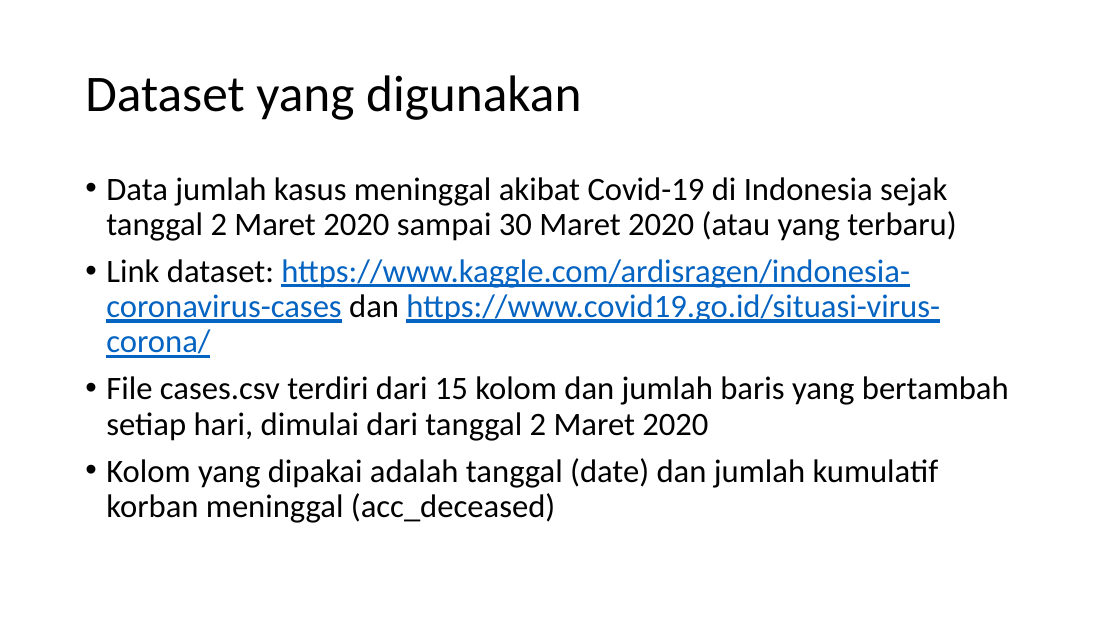
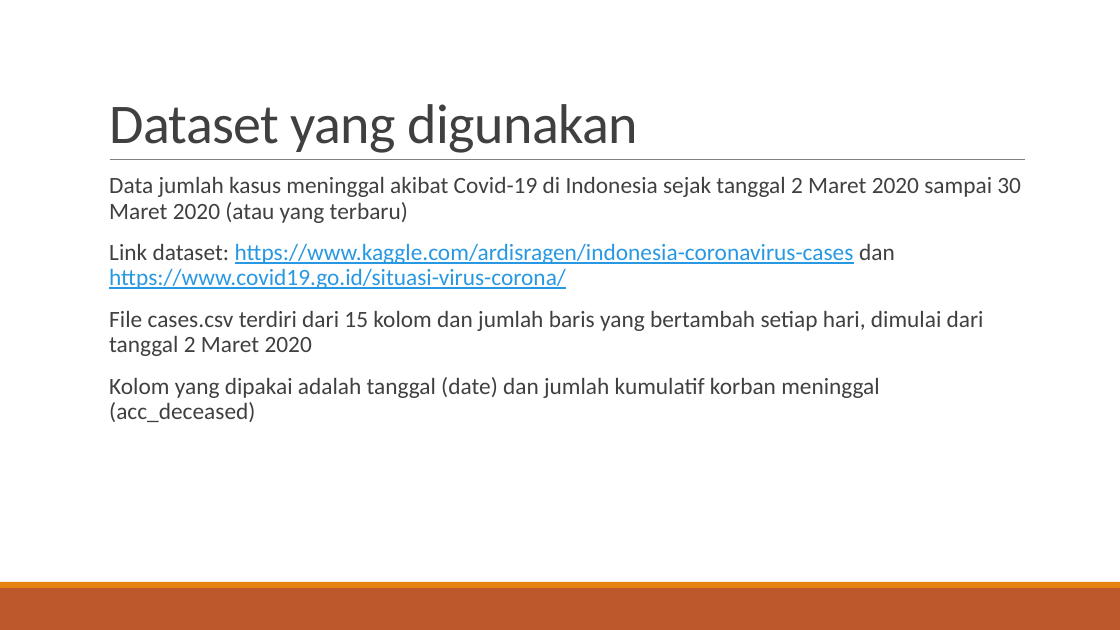
Before and after one commit to andreasnovian/IF5175-ADB-Covid19, a slide deck: slide 4 of PPT-ADB-23518002-Predicting Covid19 death cases in Indonesia.pptx. Drawn at 1120x630 pixels with LibreOffice and Linux fonts; fonts in the diff are those of the drawing. Boxes give left, top, right and bottom in pixels: in the first picture for what was removed or moved away, otherwise in the second. Text is boxed around its words. In the diff, an @@ line names an element or a change of style, - is before the commit and + after.

```diff
--- a/PPT-ADB-23518002-Predicting Covid19 death cases in Indonesia.pptx
+++ b/PPT-ADB-23518002-Predicting Covid19 death cases in Indonesia.pptx
@@ title "Dataset yang digunakan": place and size @@
-title "Dataset yang digunakan" at [85,75,581,120]
+title "Dataset yang digunakan" at [109,104,638,153]
@@ title "Dataset yang digunakan" at [109,104,638,153]: size 44 to 48 pt, text colour #000000 to #404040, letter spacing 0 to -0.5 pt; line spacing 0.9 to 0.85; vertical alignment middle to bottom @@
@@ text "Data jumlah kasus meninggal akibat ..." at [109,177,1021,422]: size 28 to 20 pt; text colour #000000 to #404040 in "Data jumlah kasus meninggal akibat Covid-19 di ...", "Link dataset: dan", "File cases.csv terdiri dari 15 kolom dan ...", "Kolom yang dipakai adalah tanggal (date) dan ..."; text colour #0563C1 to #2998E3 in "https://www.kaggle.com/ardisragen/indonesia-coronavirus-case ..."; bullet • to  ; more space between paragraphs @@
@@ line added from (110, 160) to (1026, 160), #808080 0.5 pt @@
@@ rectangle added at [0,588,1120,630], fill #BD582C @@
@@ rectangle added at [0,582,1120,588], fill #E48312 @@
```
Also in this commit, not shown: 10 other slides changed, 3 slides added, 1 slide removed, 1 other file.
